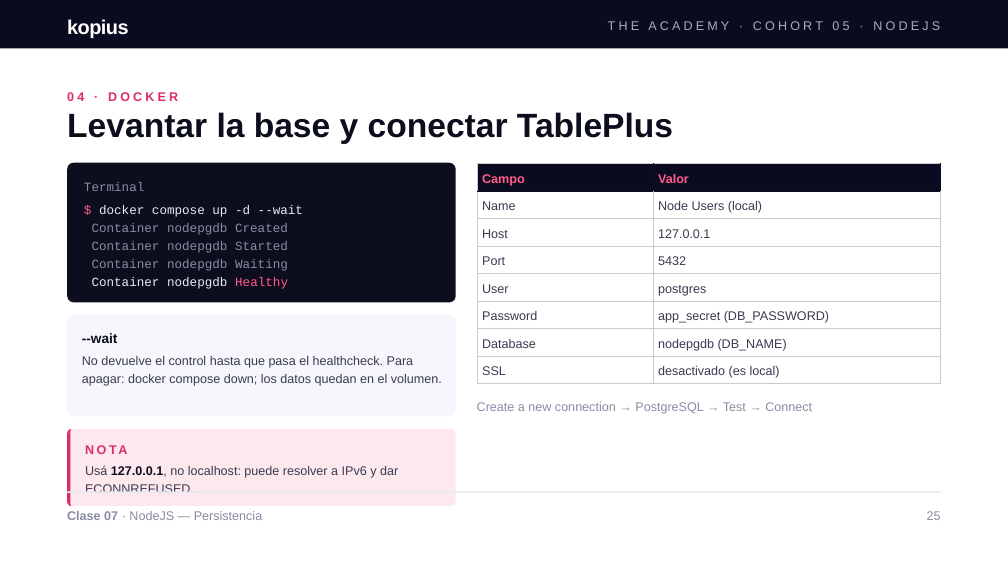
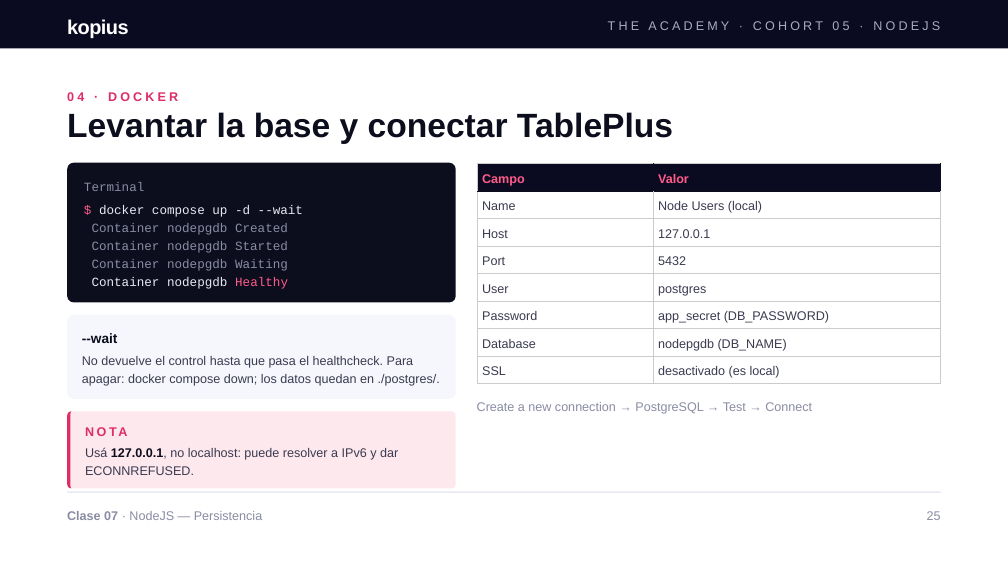
Before and after one commit to aduartekopiustech/node-fullstack-clase-07, a slide deck: slide 25 of docs/Clase_7_de_NodeJS.pptx. Drawn at 1008x567 pixels with LibreOffice and Linux fonts; fonts in the diff are those of the drawing. Boxes give left, top, right and bottom in pixels: in the first picture for what was removed or moved away, otherwise in the second. Text is boxed around its words. In the diff, an @@ line names an element or a change of style, - is before the commit and + after.

```diff
--- a/docs/Clase_7_de_NodeJS.pptx
+++ b/docs/Clase_7_de_NodeJS.pptx
@@ rounded rectangle: place and size @@
-rounded rectangle at (67, 315, 456, 417)
+rounded rectangle at (67, 315, 456, 399)
@@ rounded rectangle at (67, 315, 456, 399): proportions changed @@
@@ text at (82, 356, 440, 386): text changed @@
-No devuelve el control hasta que pasa el healthcheck. Para apagar: docker compose down; los datos quedan en el volumen.
+No devuelve el control hasta que pasa el healthcheck. Para apagar: docker compose down; los datos quedan en ./postgres/.
@@ 1 text, 1 rounded rectangle, 1 freeform shape: place and size @@
-1 text, 1 rounded rectangle, 1 freeform shape at (67, 429, 456, 506)
+1 text, 1 rounded rectangle, 1 freeform shape at (67, 411, 456, 488)
@@ text "NOTA": place and size @@
-text "NOTA" at (85, 439, 451, 459)
+text "NOTA" at (85, 422, 451, 442)
```
Also in this commit, not shown: 16 other slides changed, 6 slides added, 1 slide removed.
